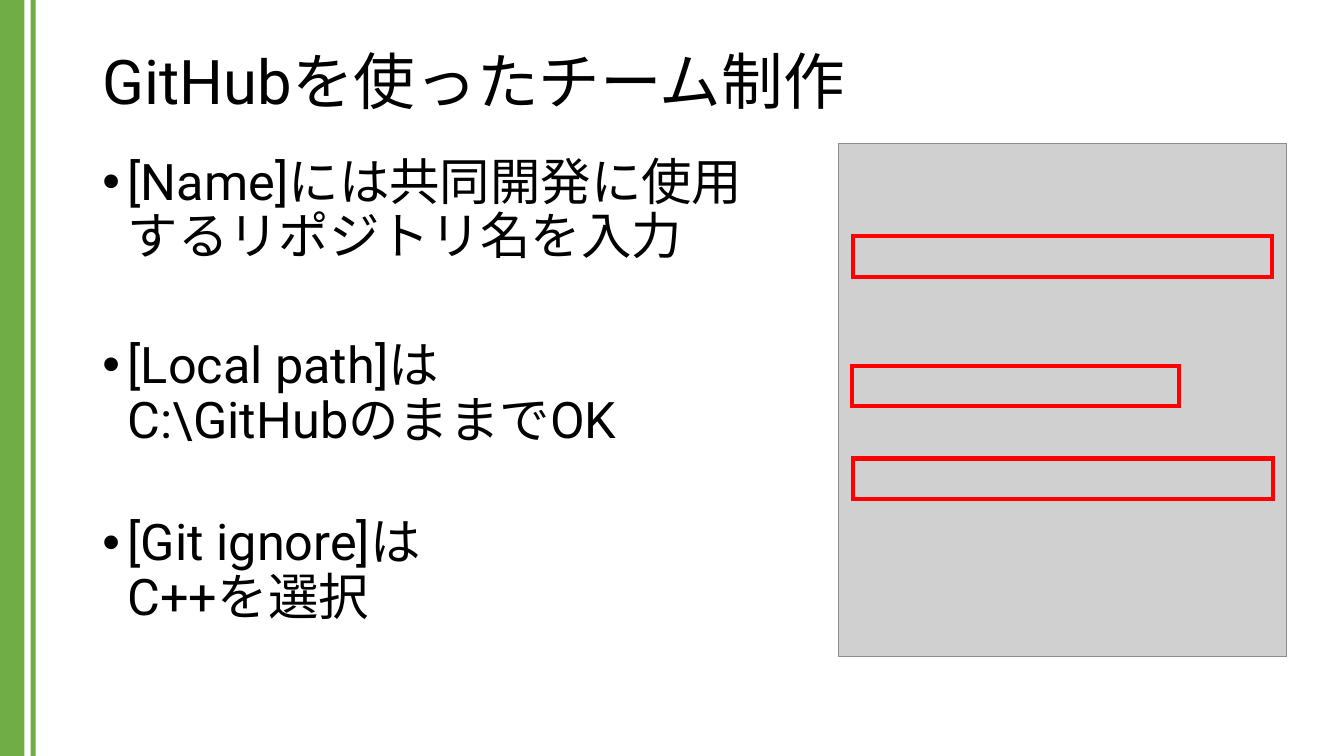
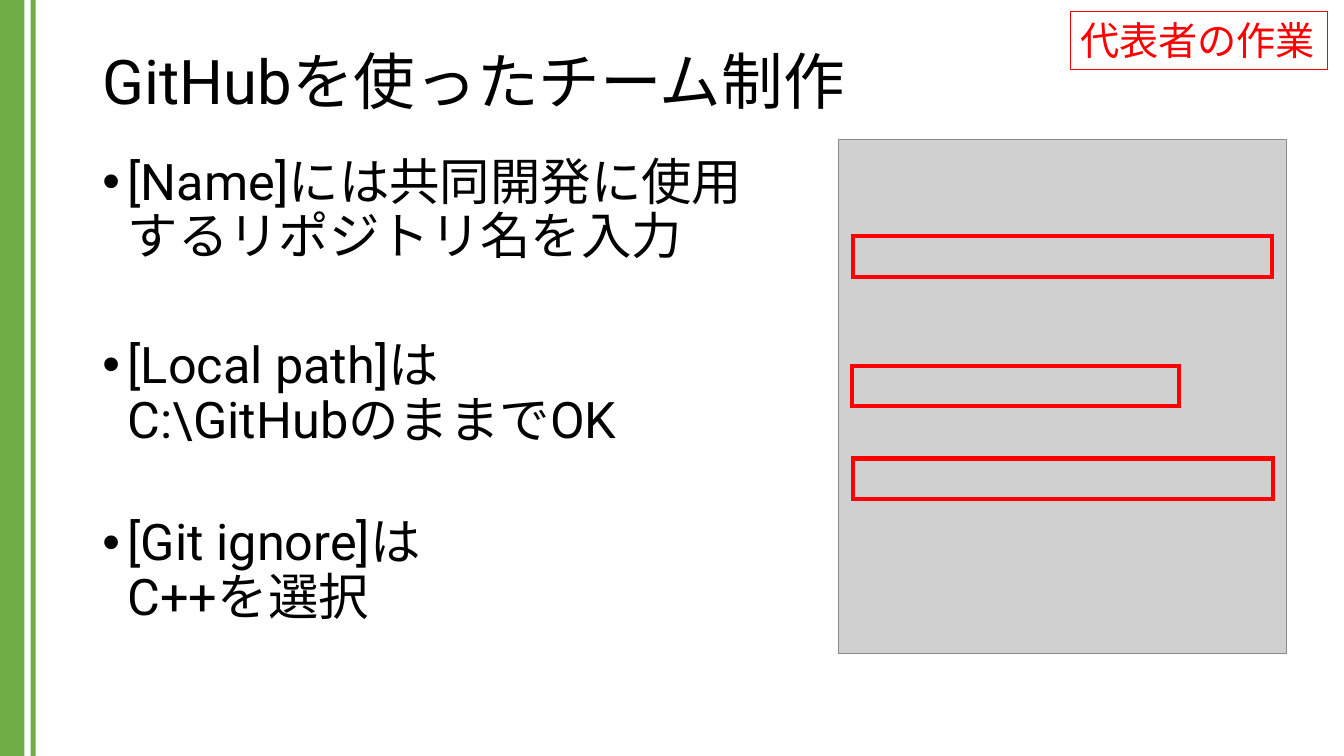
Before and after one commit to kic-murata/cpp2024, a slide deck: slide 4 of 授業資料/GitHubを用いたチーム制作.pptx (slide 3 before the commit). Drawn at 1344x756 pixels with LibreOffice and Linux fonts; fonts in the diff are those of the drawing; grey boxes stand for pictures. Boxes give left, top, right and bottom in pixels: in the first picture for what was removed or moved away, otherwise in the second. Text is boxed around its words. In the diff, an @@ line names an element or a change of style, - is before the commit and + after.

```diff
--- a/授業資料/GitHubを用いたチーム制作.pptx
+++ b/授業資料/GitHubを用いたチーム制作.pptx
@@ rectangle added at (1071,11,1329,69), outline #FF0000 0.75 pt, 28 pt, text #FF0000 @@
+代表者の作業
@@ picture: place and size @@
-picture at (838,143,1287,656)
+picture at (838,139,1287,654)
```
Also in this commit, not shown: 5 other slides changed, 28 slides added, 2 other files.
